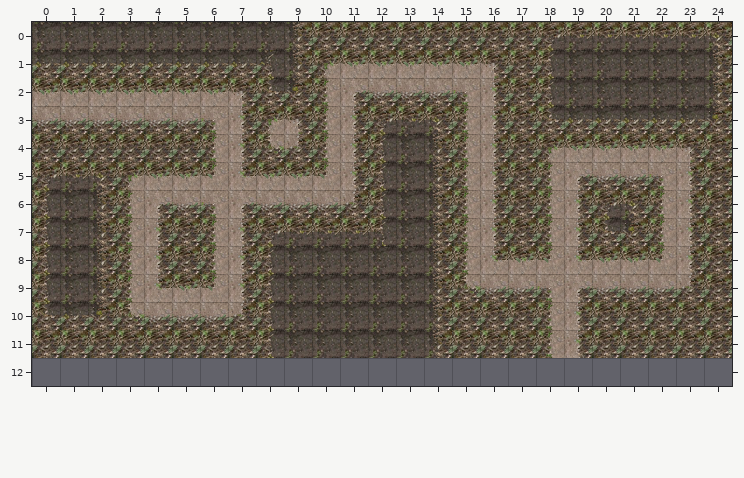
An edit to a level. Tiled map, assets/tiles/level2.tmx. The picture above was drawn from the file before the commit.
Cells are 64x64 px. Shown: x 0..24, y 0..12. The old version is drawn lined up with the new one.
New version:
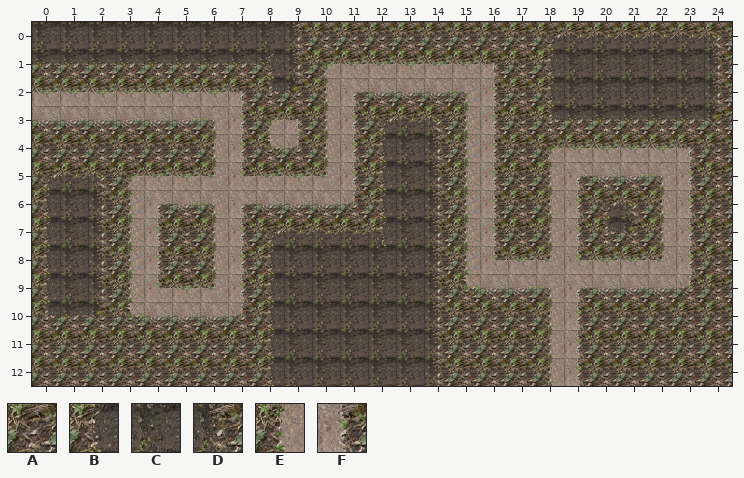
Key: from "tilemap1": A 17, B 61, C 62, D 63, E 121, F 123.
_ is an empty cell.
The exact change:
map size 25x12 -> 25x13 cells
Layer "Livello tile 1":
There is now tile A in row 12 at x 0 to 7, 15 to 17 and 20 to 24.
There is now tile B in row 12 at x 8.
There is now tile C in row 12 at x 9 to 13.
There is now tile D in row 12 at x 14.
There is now tile E in row 12 at x 18.
There is now tile F in row 12 at x 19.
